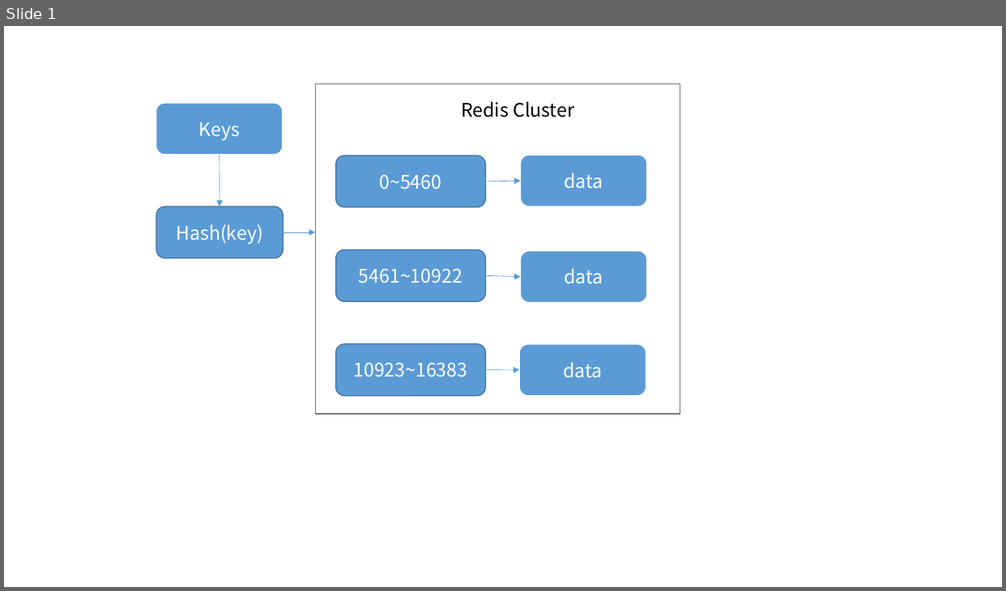
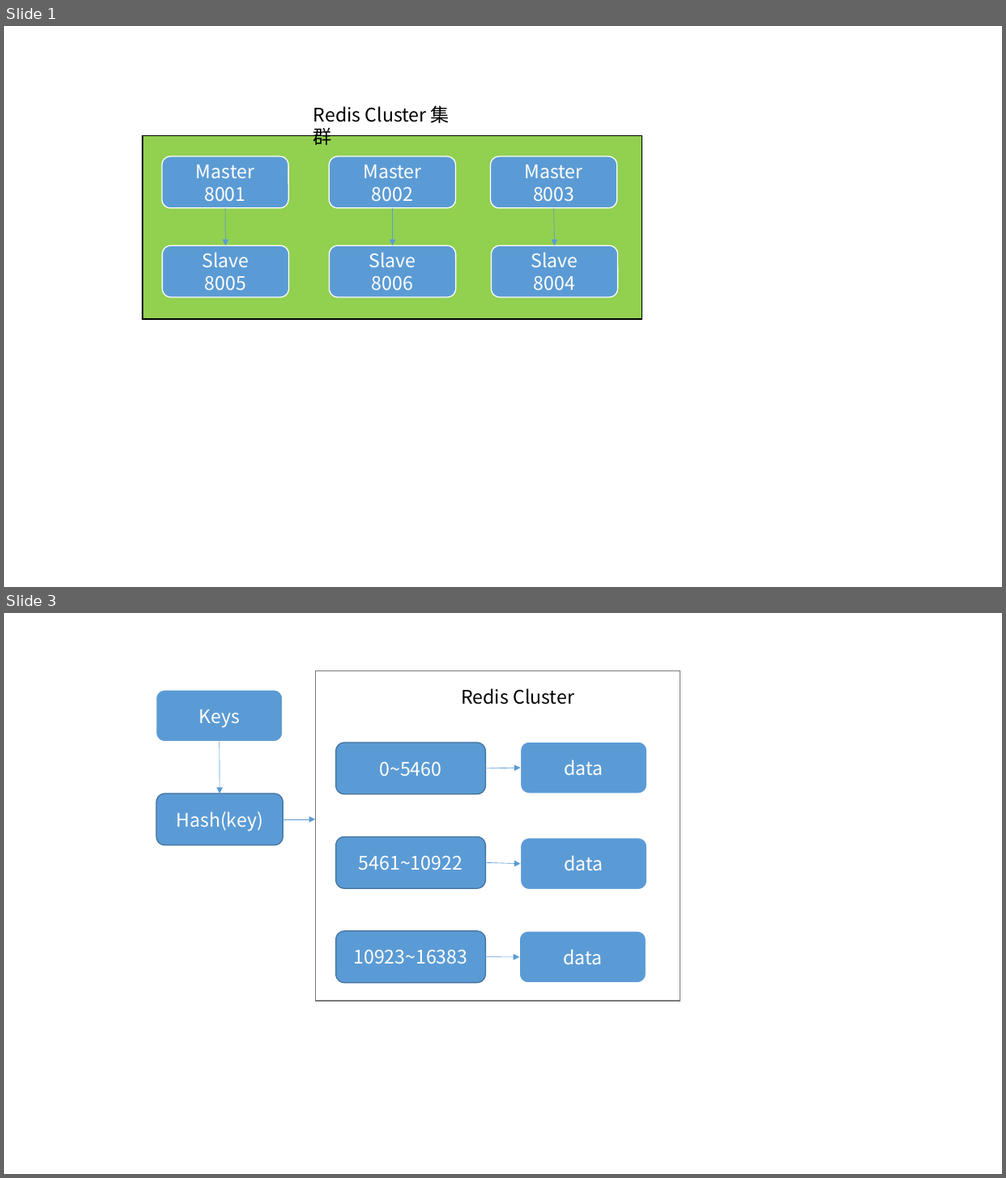
Before and after one commit to cxinping/Redis, a slide deck: Tools/redis架构图.pptx. Shown one above the other, each under a label of ours: slide 1 before the commit, slides 1 and 3 after it; the slides between them are not shown. The pictures are 1006x591 and 1006x1178 pixels, drawn with LibreOffice and Linux fonts; fonts in the diff are those of the drawing. Boxes give left, top, right and bottom in pixels: in the first picture for what was removed or moved away, otherwise in the second. Text is boxed around its words. In the diff, an @@ line names an element or a change of style, - is before the commit and + after.

```diff
--- a/Tools/redis架构图.pptx
+++ b/Tools/redis架构图.pptx
@@ slide 1 added at [4,26,1002,587], background #FFFFFF @@
@@ text added at [313,105,450,145], 18 pt, text #000000 @@
+Redis Cluster 集群
@@ rectangle added at [143,135,641,318], fill #92D050, outline #000000 1 pt @@
@@ rounded rectangle added at [162,156,288,208], fill #5B9BD5, outline #FFFFFF 1 pt, 18 pt, text #FFFFFF @@
+Master
+8001
@@ rounded rectangle added at [329,156,455,208], fill #5B9BD5, outline #FFFFFF 1 pt, 18 pt, text #FFFFFF @@
+Master
+8002
@@ rounded rectangle added at [491,156,617,208], fill #5B9BD5, outline #FFFFFF 1 pt, 18 pt, text #FFFFFF @@
+Master
+8003
@@ arrow added from (226, 208) to (226, 246), #5B9BD5 0.5 pt @@
@@ arrow added from (393, 208) to (393, 246), #5B9BD5 0.5 pt @@
@@ arrow added from (554, 208) to (554, 246), #5B9BD5 0.5 pt @@
@@ rounded rectangle added at [162,246,288,297], fill #5B9BD5, outline #FFFFFF 1 pt, 18 pt, text #FFFFFF @@
+Slave
+8005
@@ rounded rectangle added at [330,246,456,297], fill #5B9BD5, outline #FFFFFF 1 pt, 18 pt, text #FFFFFF @@
+Slave
+8006
@@ rounded rectangle added at [492,246,618,297], fill #5B9BD5, outline #FFFFFF 1 pt, 18 pt, text #FFFFFF @@
+Slave
+8004
@@ what was slide 1 is now slide 3 @@
```
Also in this commit, not shown: 1 other slide added.
